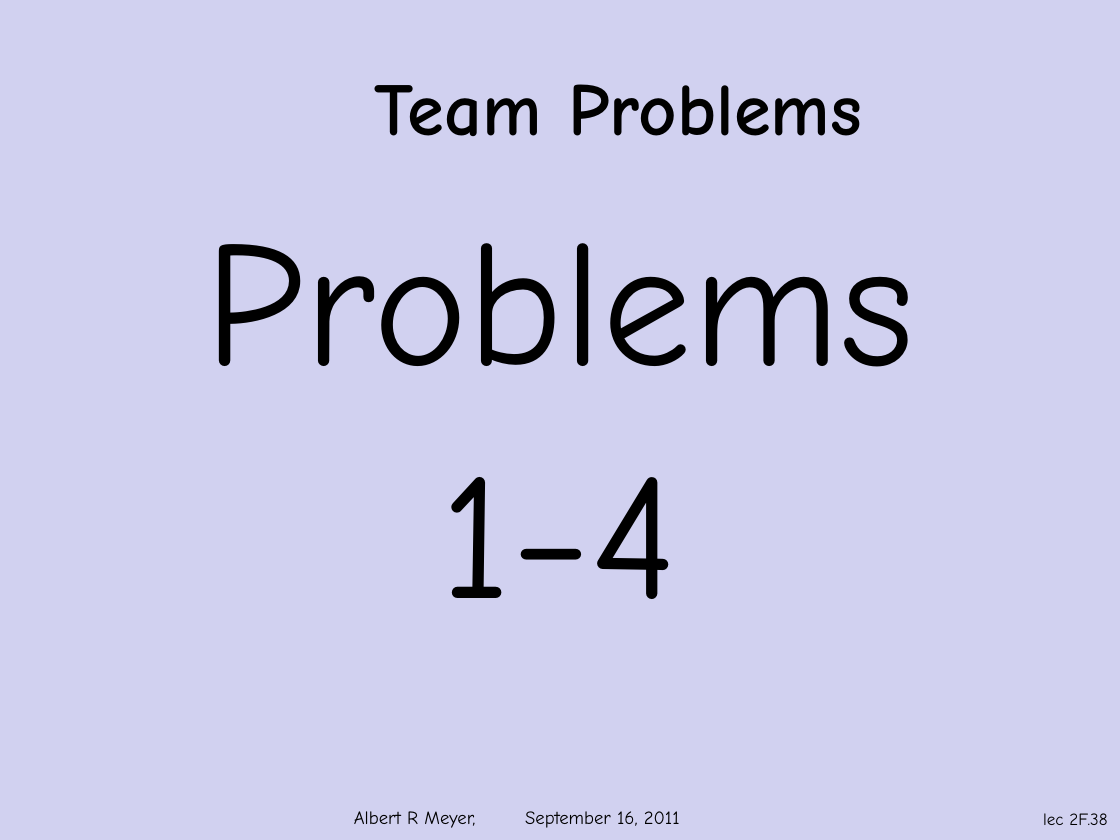
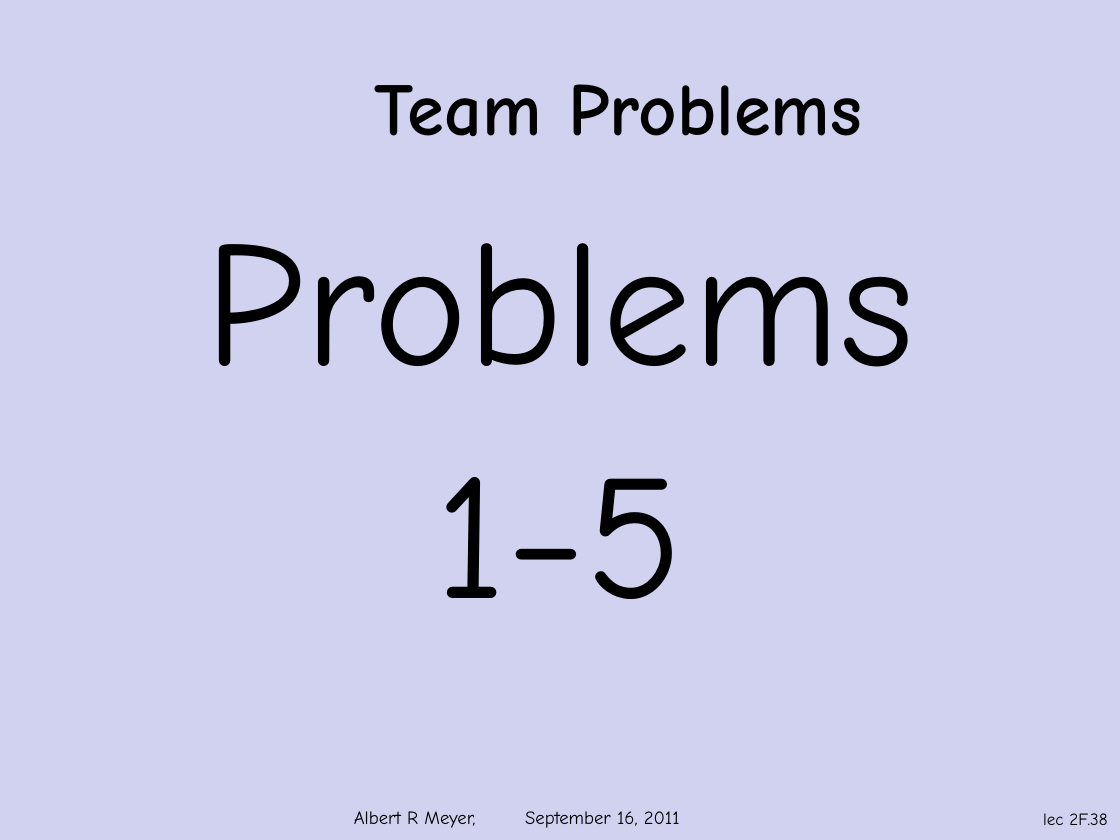
Before and after one commit to armeyer/mcs_web, a slide deck: slide 38 of fall11/slidesF11/slides2f.pptx. Drawn at 1120x840 pixels with LibreOffice and Linux fonts; fonts in the diff are those of the drawing; background and template pictures are left out. Boxes give left, top, right and bottom in pixels: in the first picture for what was removed or moved away, otherwise in the second. Text is boxed around its words. In the diff, an @@ line names an element or a change of style, - is before the commit and + after.

Commit message:
slides2f

```diff
--- a/fall11/slidesF11/slides2f.pptx
+++ b/fall11/slidesF11/slides2f.pptx
@@ text at [436, 477, 684, 599]: text changed @@
-1−4
+1−5
```
